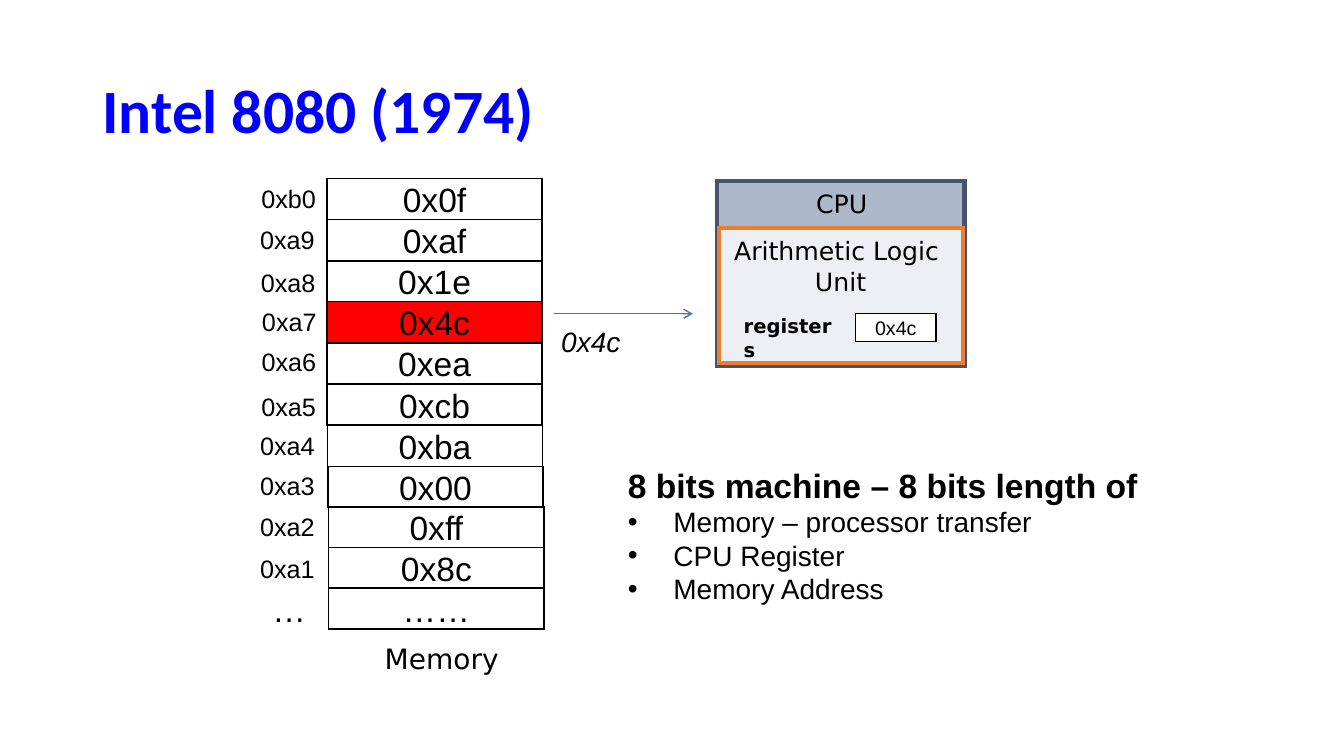
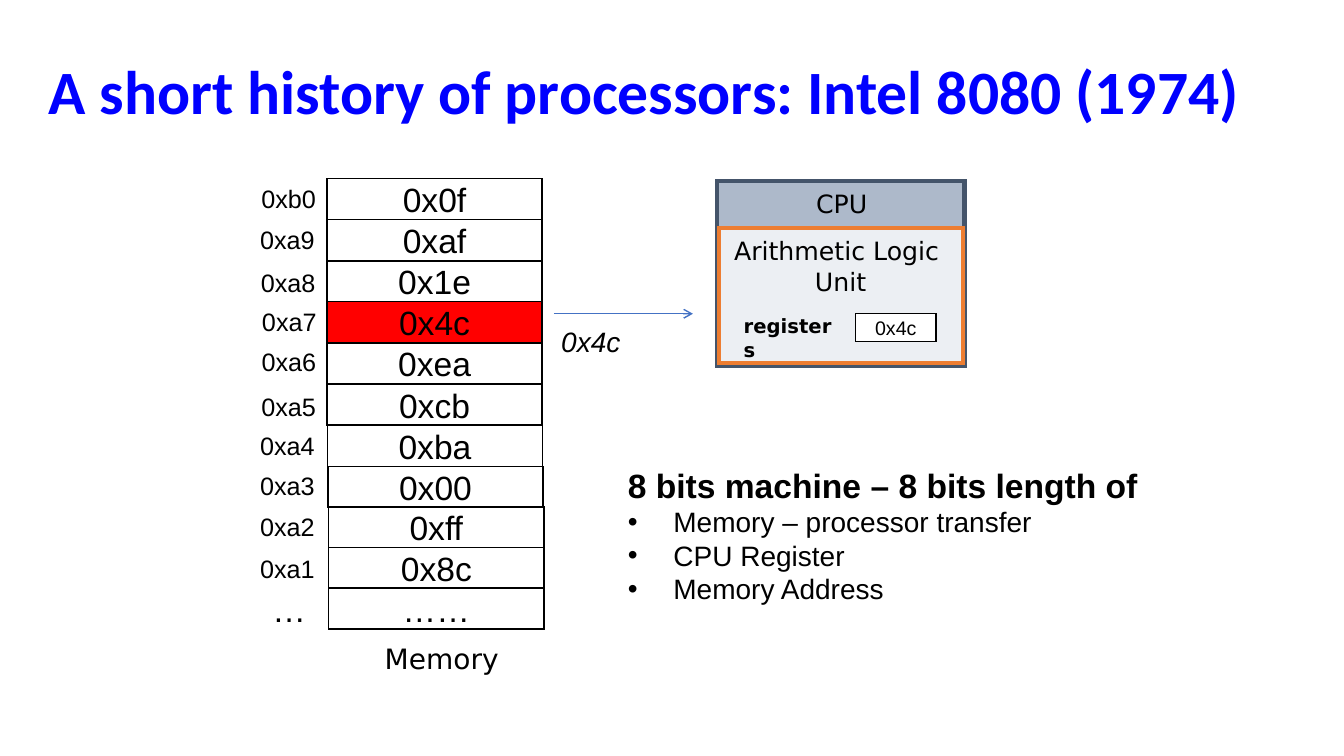
Before and after one commit to NYU-CSO/nyu-cso.github.io, a slide deck: slide 8 of notes/02-bits_bytes_int_cont.pptx. Drawn at 1344x756 pixels with LibreOffice and Linux fonts; fonts in the diff are those of the drawing. Boxes give left, top, right and bottom in pixels: in the first picture for what was removed or moved away, otherwise in the second. Text is boxed around its words. In the diff, an @@ line names an element or a change of style, - is before the commit and + after.

```diff
--- a/notes/02-bits_bytes_int_cont.pptx
+++ b/notes/02-bits_bytes_int_cont.pptx
@@ title at (x1=48, y1=68, x2=1239, y2=124): text changed @@
-Intel 8080 (1974)
+A short history of processors: Intel 8080 (1974)
```
Also in this commit, not shown: 4 other slides changed, 1 slide added, 1 other file.
